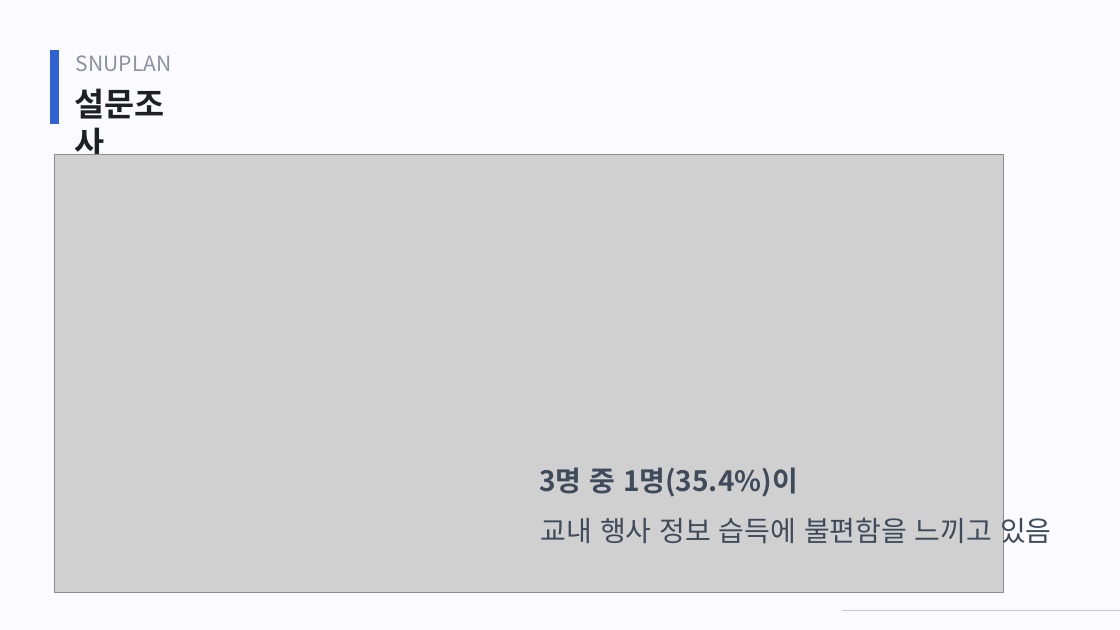
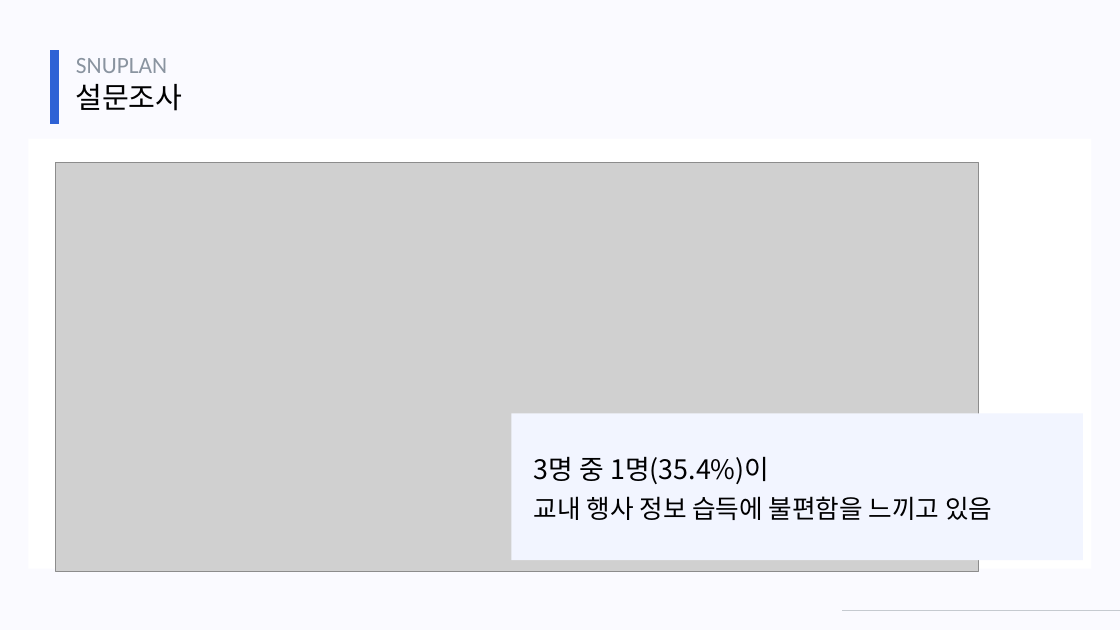
Before and after one commit to webprogrammingteam7/Static, a slide deck: slide 6 of SNUPLAN_staticpage.pptx. Drawn at 1120x630 pixels with LibreOffice and Linux fonts; fonts in the diff are those of the drawing; grey boxes stand for pictures. Boxes give left, top, right and bottom in pixels: in the first picture for what was removed or moved away, otherwise in the second. Text is boxed around its words. In the diff, an @@ line names an element or a change of style, - is before the commit and + after.

```diff
--- a/SNUPLAN_staticpage.pptx
+++ b/SNUPLAN_staticpage.pptx
@@ text "SNUPLAN" at (76, 58, 167, 73): size 18 to 20 pt, font Noto Sans CJK KR to Calibri @@
@@ text "설문조사" at (75, 84, 182, 111): size 28 to 25 pt, text colour #1D2024 to #000000, bold off @@
@@ rectangle added at (29, 139, 1091, 569), fill #FFFFFF @@
@@ picture: place and size @@
-picture at (55, 155, 1003, 592)
+picture at (55, 162, 978, 571)
@@ rectangle added at (512, 413, 1083, 560), fill #F2F5FF @@
@@ text "3명 중 1명(35.4%)이 교내 행사 ..." at (534, 456, 992, 520): size 24 to 23 pt, bold off in "3명 중 1명(35.4%)이"; size 24 to 22 pt in "교내 행사 정보 습득에 불편함을 느끼고 있음"; text colour #3F4B5A to #000000; line spacing 1.5 to 1.2 @@
```
Also in this commit, not shown: 12 other slides changed, 1 other file.
